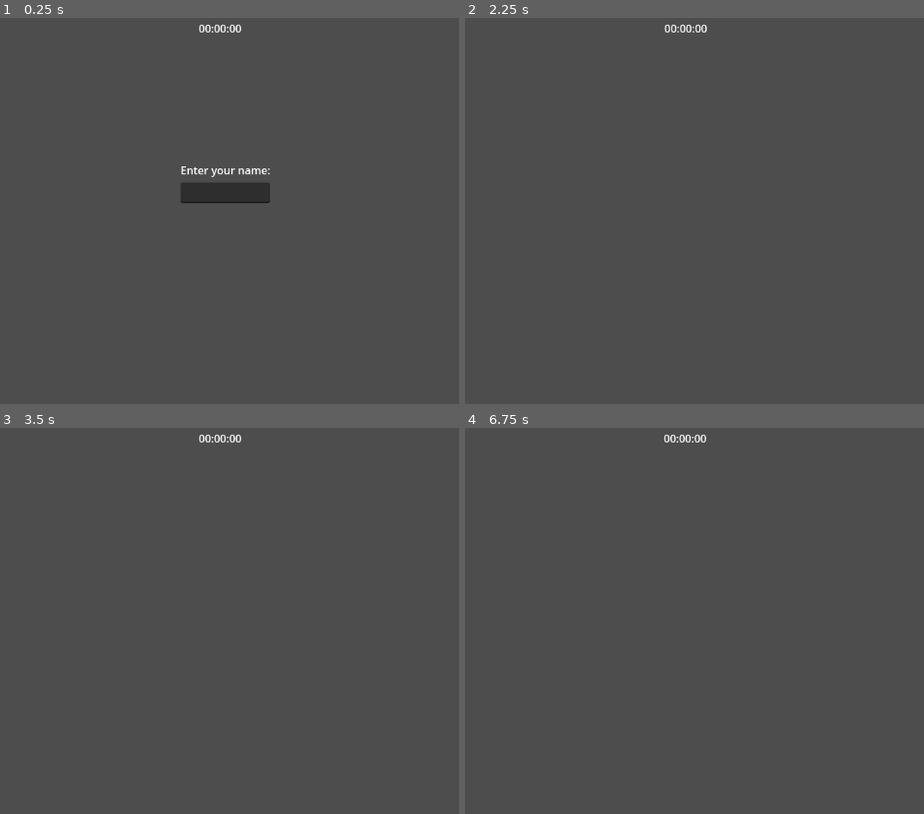
Above: before the commit, frames 1-4 (two rows, left to right).
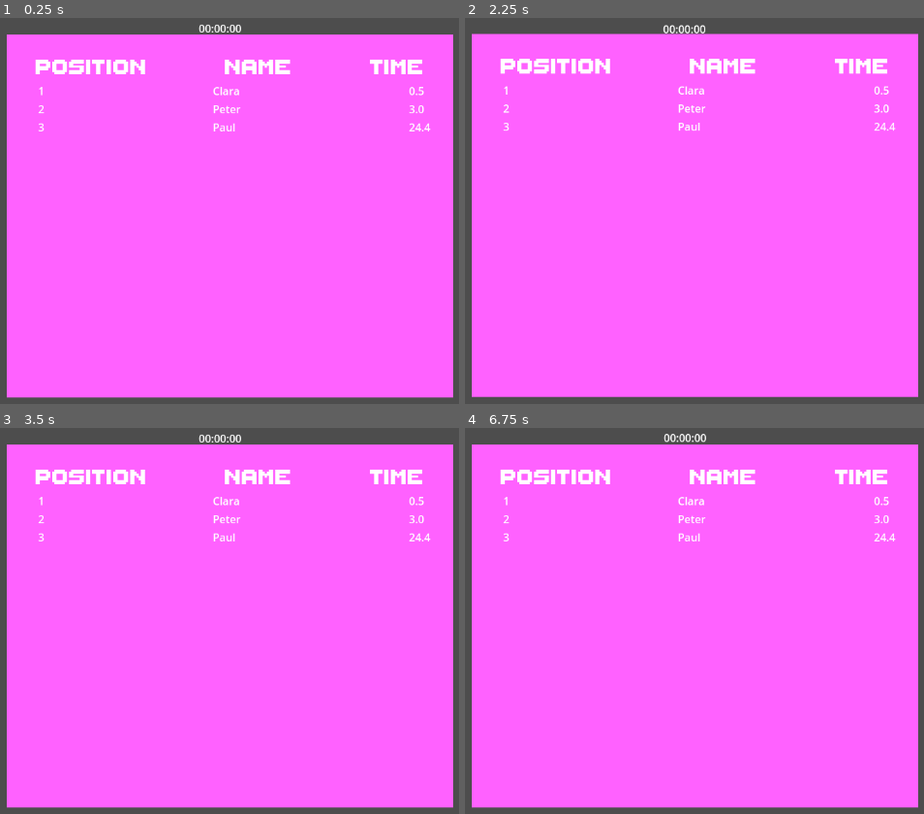
Above: after the commit, the same moments.

Repository: SinusMs/minijam-187
Game: Godot game, scene res://ui/hud.tscn
Same seed, same stepped clock (60 frames per second), same inputs: the game is played once before the commit and once after it. This scene is started directly instead of the project's main scene.
Inputs (mouse positions are in pixels of both pictures, inside the frame that each line leads up to):
- Up to frame 1 (0.25 s): no input
- Up to frame 2 (2.25 s): click (689, 191) at 0.52 s; type "12" at 0.6 s; tap Enter (evolve) at 1.25, 1.35 s; hold D (right) 1.28-2.03 s; tap Space (jump) at 1.52, 2 s; hold A (left) from 2.03 s (still down); tap P (shake) at 2.1 s
- Up to frame 3 (3.5 s): tap Space (jump) at 2.27 s; tap Enter (evolve) at 2.75 s; release A (left) at 2.78 s; hold D (right) from 2.78 s (still down); hold R from 2.78 s (still down)
- Up to frame 4 (6.75 s): tap Space (jump) at 3.5, 3.77, 4.52, 5, 5.27 s; release R at 3.53 s; tap Enter (evolve) at 3.6, 4.25, 5.85 s; release D (right) at 4.28 s; hold A (left) 4.28-6.53 s; tap P (shake) at 4.35, 6.6 s; tap R at 5.1 s; hold D (right) from 6.53 s (still down)

The runs differ from the first frame. In frame 1, 92% of the frame differs, in the area x 1-99%, y 4-99%; in frame 2, 92%, in the area x 1-99%, y 1-99%; in frame 3, 92%; in frame 4, 92%.

Commit message:
leaderboard functionality done

Diff:
--- a/globals/utils.gd
+++ b/globals/utils.gd
@@ -7,3 +7,6 @@
 func add_to_leaderboard(name: String, time: float):
 	leaderboard.append([name, time])
 	leaderboard.sort_custom(func(a, b): return a[1] < b[1])
+
+func sort_leaderboard() -> void:
+	leaderboard.sort_custom(func(a, b): return a[1] < b[1])
--- a/ui/hud.tscn
+++ b/ui/hud.tscn
@@ -1,7 +1,8 @@
-[gd_scene load_steps=3 format=3 uid="uid://eefgqkkekoce"]
+[gd_scene load_steps=4 format=3 uid="uid://eefgqkkekoce"]
 
 [ext_resource type="Script" uid="uid://mdhv4x4j666j" path="res://ui/hud.gd" id="1_rbyyf"]
 [ext_resource type="PackedScene" uid="uid://e2wiilhoekjt" path="res://ui/enter_name.tscn" id="2_276te"]
+[ext_resource type="PackedScene" uid="uid://d3m1yw63xmw8i" path="res://ui/leaderboard.tscn" id="3_546lt"]
 
 [node name="HUD" type="Control" node_paths=PackedStringArray("stopwatch_label")]
 layout_mode = 3
@@ -20,3 +21,6 @@
 
 [node name="EnterName" parent="." instance=ExtResource("2_276te")]
 position = Vector2(514, 235)
+
+[node name="Leaderboard" parent="." instance=ExtResource("3_546lt")]
+position = Vector2(-83, 22)
--- /dev/null
+++ b/ui/leaderboard.tscn
@@ -0,0 +1,53 @@
+[gd_scene load_steps=3 format=3 uid="uid://d3m1yw63xmw8i"]
+
+[ext_resource type="FontFile" uid="uid://4te7loletvh6" path="res://assets/font/ThaleahFat.ttf" id="1_wvlxr"]
+[ext_resource type="Script" uid="uid://cm3fnr77i7spr" path="res://ui/leaderboard_grid.gd" id="2_4tbto"]
+
+[node name="Leaderboard" type="Control"]
+layout_mode = 3
+anchors_preset = 0
+
+[node name="ColorRect" type="ColorRect" parent="."]
+offset_left = 338.0
+offset_top = 23.0
+offset_right = 1003.0
+offset_bottom = 563.0
+color = Color(1, 0.380392, 1, 1)
+
+[node name="HBoxContainer" type="HBoxContainer" parent="ColorRect"]
+layout_mode = 1
+anchors_preset = 5
+anchor_left = 0.5
+anchor_right = 0.5
+offset_left = -289.5
+offset_right = 289.5
+offset_bottom = 97.0
+grow_horizontal = 2
+size_flags_horizontal = 4
+
+[node name="Label" type="Label" parent="ColorRect/HBoxContainer"]
+layout_mode = 2
+theme_override_fonts/font = ExtResource("1_wvlxr")
+theme_override_font_sizes/font_size = 50
+text = "Position    "
+
+[node name="Label2" type="Label" parent="ColorRect/HBoxContainer"]
+layout_mode = 2
+theme_override_fonts/font = ExtResource("1_wvlxr")
+theme_override_font_sizes/font_size = 50
+text = "   Name   "
+
+[node name="Label3" type="Label" parent="ColorRect/HBoxContainer"]
+layout_mode = 2
+theme_override_fonts/font = ExtResource("1_wvlxr")
+theme_override_font_sizes/font_size = 50
+text = "    Time"
+
+[node name="LeaderboardGrid" type="GridContainer" parent="."]
+offset_left = 385.0
+offset_top = 95.0
+offset_right = 965.0
+offset_bottom = 518.0
+theme_override_constants/h_separation = 250
+columns = 3
+script = ExtResource("2_4tbto")
--- /dev/null
+++ b/ui/leaderboard_grid.gd
@@ -0,0 +1,35 @@
+extends GridContainer
+
+
+func _ready() -> void:
+	Utils.sort_leaderboard()
+	fill_grid()
+
+
+func fill_grid() -> void:
+	var pos_vbox = VBoxContainer.new()
+	var name_vbox = VBoxContainer.new()
+	var time_vbox = VBoxContainer.new()
+
+	var pos: int = 1
+
+	for data in Utils.leaderboard:
+		var pos_label = Label.new()
+		pos_label.text = str(pos)
+		pos_label.show()
+		add_child(pos_label)
+		#add_child(pos_vbox)
+
+		var name_label = Label.new()
+		name_label.text = str(data[0])
+		name_label.show()
+		add_child(name_label)
+		#add_child(name_vbox)
+
+		var time_label = Label.new()
+		time_label.text = str(data[1])
+		time_label.show()
+		add_child(time_label)
+		#add_child(time_vbox)
+
+		pos += 1
Not shown, added: ui/leaderboard_grid.gd.uid
